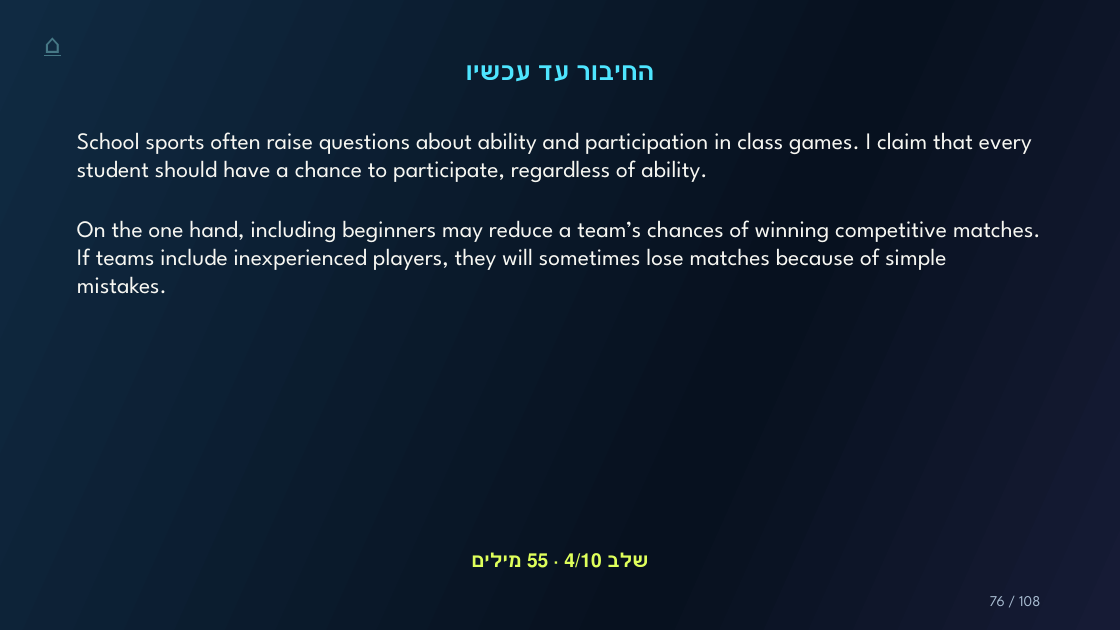
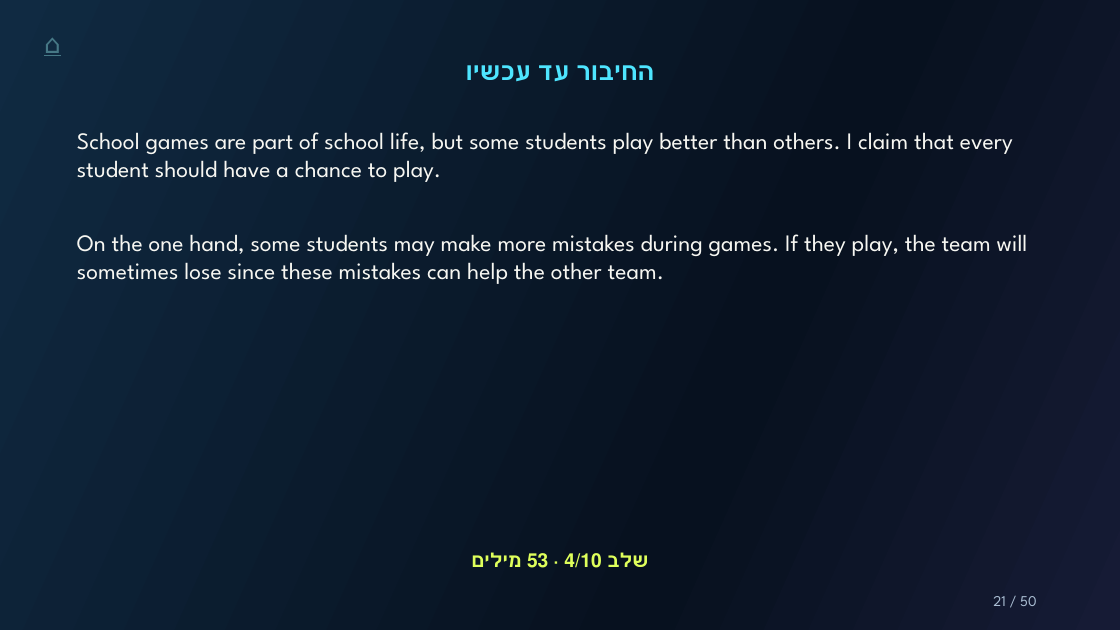
Before and after one commit to Simonh68/teachers, a slide deck: slide 21 of grade11/grammar-in-an-essay/files/grammar-in-an-essay.pptx (slide 76 before the commit). Drawn at 1120x630 pixels with LibreOffice and Linux fonts; fonts in the diff are those of the drawing. Boxes give left, top, right and bottom in pixels: in the first picture for what was removed or moved away, otherwise in the second. Text is boxed around its words. In the diff, an @@ line names an element or a change of style, - is before the commit and + after.

```diff
--- a/grade11/grammar-in-an-essay/files/grammar-in-an-essay.pptx
+++ b/grade11/grammar-in-an-essay/files/grammar-in-an-essay.pptx
@@ text at (77, 132, 1013, 182): text changed @@
-School sports often raise questions about ability and participation in class games. I claim that every student should have a chance to participate, regardless of ability.
+School games are part of school life, but some students play better than others. I claim that every student should have a chance to play.
@@ text at (77, 234, 1028, 284): text changed @@
-On the one hand, including beginners may reduce a team’s chances of winning competitive matches. If teams include inexperienced players, they will sometimes lose matches because of simple mistakes.
+On the one hand, some students may make more mistakes during games. If they play, the team will sometimes lose since these mistakes can help the other team.
@@ text at (993, 596, 1036, 606): text changed @@
-76 / 108
+21 / 50
```
Also in this commit, not shown: 17 other slides changed, 32 slides added, 90 slides removed, 6 other files.
